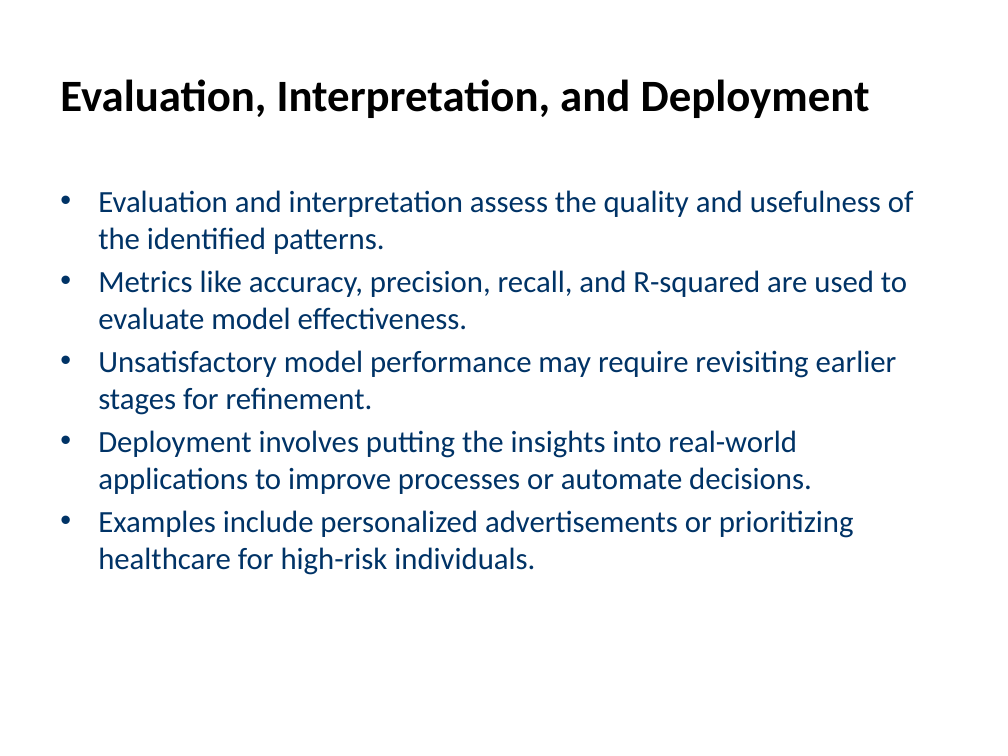
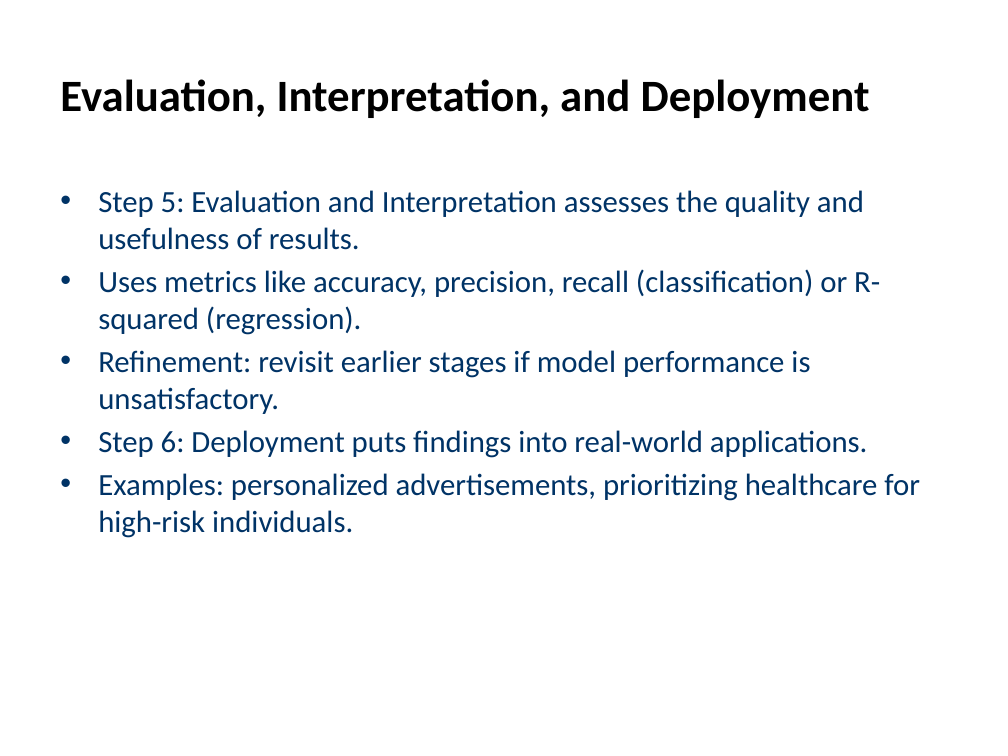
Before and after one commit to Tharushi1228/IT3041-IRWA, a slide deck: slide 5 of outputs/slides/monil_Data-mining.pptx (slide 6 before the commit). Drawn at 1008x756 pixels with LibreOffice and Linux fonts; fonts in the diff are those of the drawing. Boxes give left, top, right and bottom in pixels: in the first picture for what was removed or moved away, otherwise in the second. Text is boxed around its words. In the diff, an @@ line names an element or a change of style, - is before the commit and + after.

```diff
--- a/outputs/slides/monil_Data-mining.pptx
+++ b/outputs/slides/monil_Data-mining.pptx
@@ text at [98,190,920,538]: text changed @@
-• Evaluation and interpretation assess the quality and usefulness of the identified patterns.
-• Metrics like accuracy, precision, recall, and R-squared are used to evaluate model effectiveness.
-• Unsatisfactory model performance may require revisiting earlier stages for refinement.
-• Deployment involves putting the insights into real-world applications to improve processes or automate decisions.
-• Examples include personalized advertisements or prioritizing healthcare for high-risk individuals.
+• Step 5: Evaluation and Interpretation assesses the quality and usefulness of results.
+• Uses metrics like accuracy, precision, recall (classification) or R-squared (regression).
+• Refinement: revisit earlier stages if model performance is unsatisfactory.
+• Step 6: Deployment puts findings into real-world applications.
+• Examples: personalized advertisements, prioritizing healthcare for high-risk individuals.
```
Also in this commit, not shown: 7 other slides changed, 1 slide removed, 2 other files.
